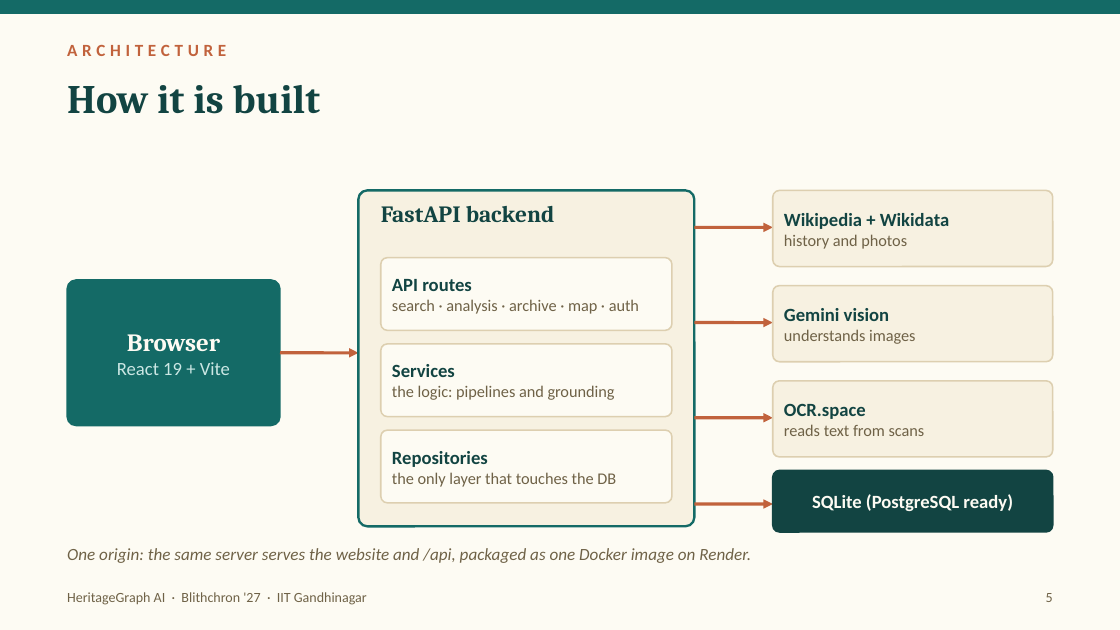
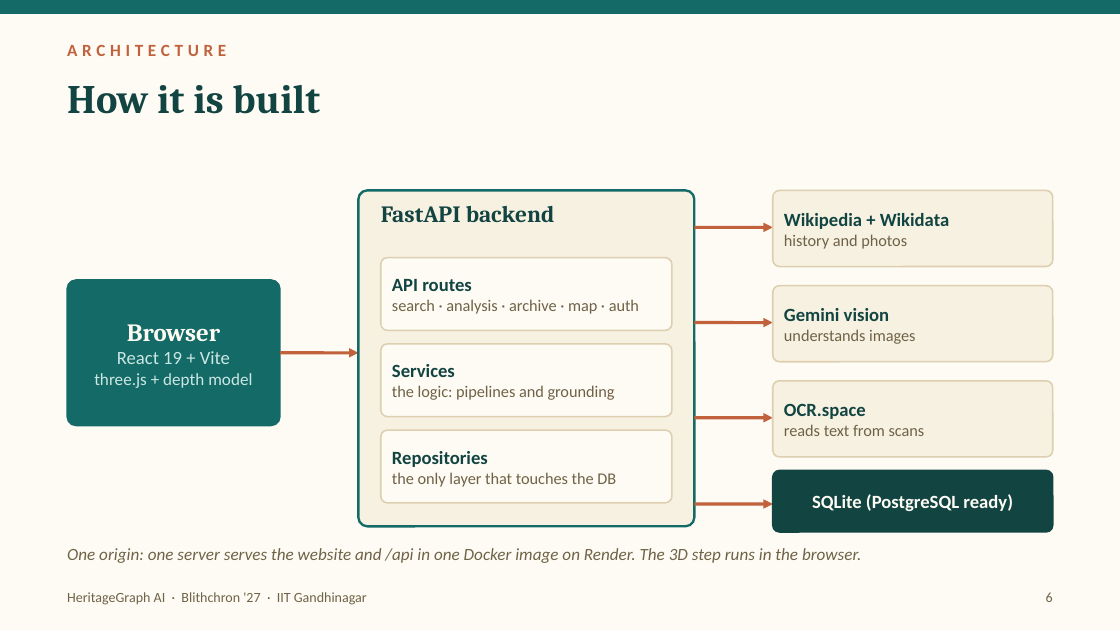
Before and after one commit to TrivediOm1601/heritagegraph-ai, a slide deck: slide 6 of HeritageGraphAI.pptx (slide 5 before the commit). Drawn at 1120x630 pixels with LibreOffice and Linux fonts; fonts in the diff are those of the drawing. Boxes give left, top, right and bottom in pixels: in the first picture for what was removed or moved away, otherwise in the second. Text is boxed around its words. In the diff, an @@ line names an element or a change of style, - is before the commit and + after.

Commit message:
Update deck with 3D depth view

```diff
--- a/HeritageGraphAI.pptx
+++ b/HeritageGraphAI.pptx
@@ text at (94,373,252,388): paragraph added @@
+three.js + depth model
@@ text at (67,548,861,563): text changed @@
-One origin: the same server serves the website and /api, packaged as one Docker image on Render.
+One origin: one server serves the website and /api in one Docker image on Render. The 3D step runs in the browser.
@@ text at (1046,592,1053,602): text changed @@
-5
+6
```
Also in this commit, not shown: 2 other slides changed, 1 slide added.
